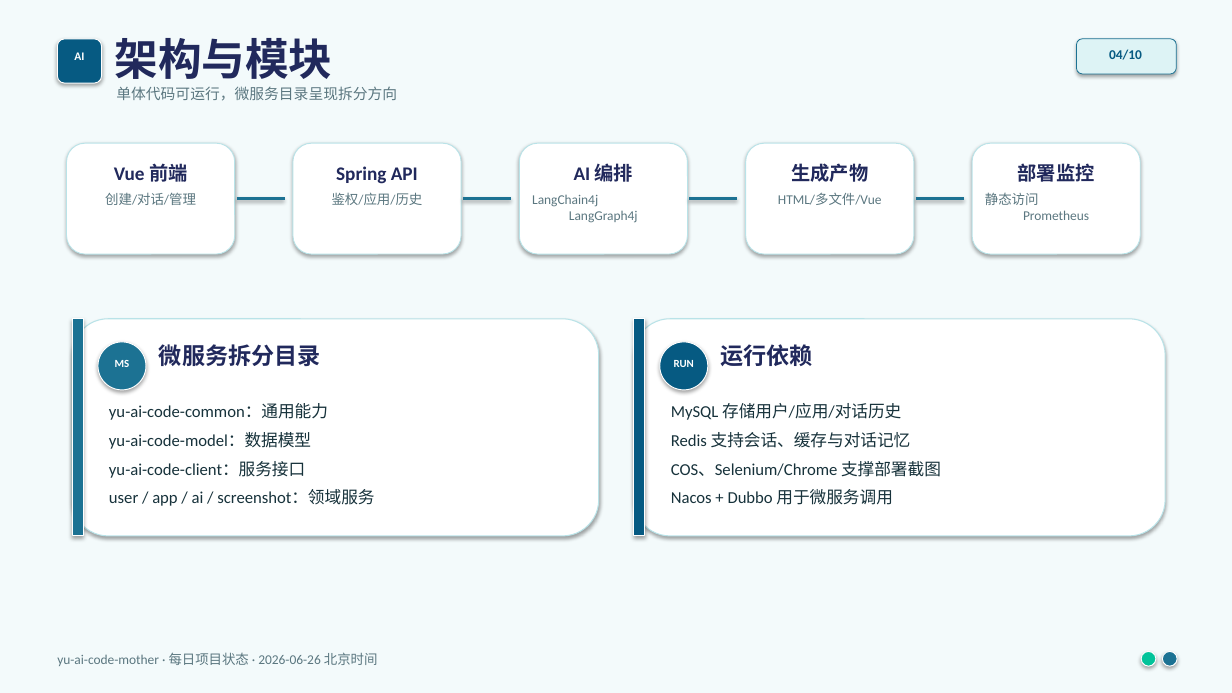
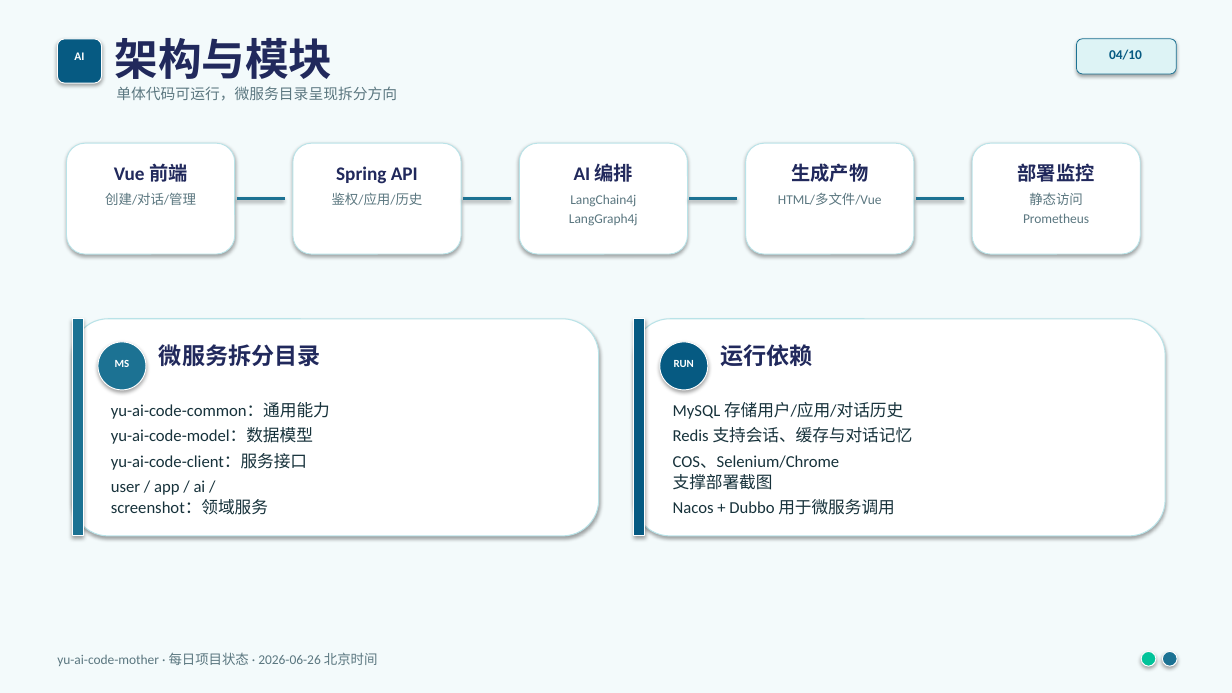
Before and after one commit to liyupi/yu-ai-code-mother, a slide deck: slide 4 of docs/reports/project-status-2026-06-26.pptx. Drawn at 1232x693 pixels with LibreOffice and Linux fonts; fonts in the diff are those of the drawing. Boxes give left, top, right and bottom in pixels: in the first picture for what was removed or moved away, otherwise in the second. Text is boxed around its words. In the diff, an @@ line names an element or a change of style, - is before the commit and + after.

```diff
--- a/docs/reports/project-status-2026-06-26.pptx
+++ b/docs/reports/project-status-2026-06-26.pptx
@@ text at <box>569,194,638,226</box>: text changed @@
-LangChain4j
-LangGraph4j
+LangChain4j
+LangGraph4j
@@ text at <box>1023,192,1089,223</box>: text changed @@
-静态访问
-Prometheus
+静态访问
+Prometheus
@@ text at <box>111,403,330,470</box>: line spacing 1.05 to 1; less space between paragraphs @@
@@ text at <box>673,402,913,515</box>: line spacing 1.05 to 1; less space between paragraphs @@
@@ text at <box>673,455,840,490</box>: text changed @@
-COS、Selenium/Chrome 支撑部署截图
+COS、Selenium/Chrome
+支撑部署截图
@@ text at <box>111,480,268,515</box>: text changed @@
-user / app / ai / screenshot：领域服务
+user / app / ai /
+screenshot：领域服务
```
Also in this commit, not shown: 9 other slides changed.
